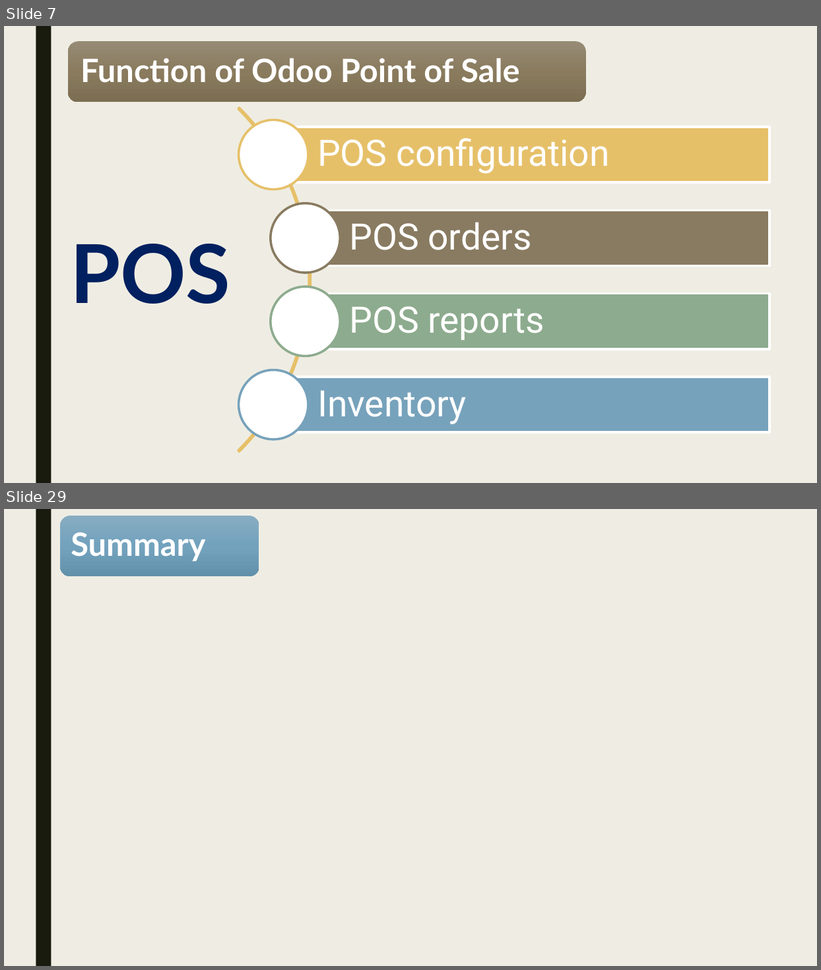
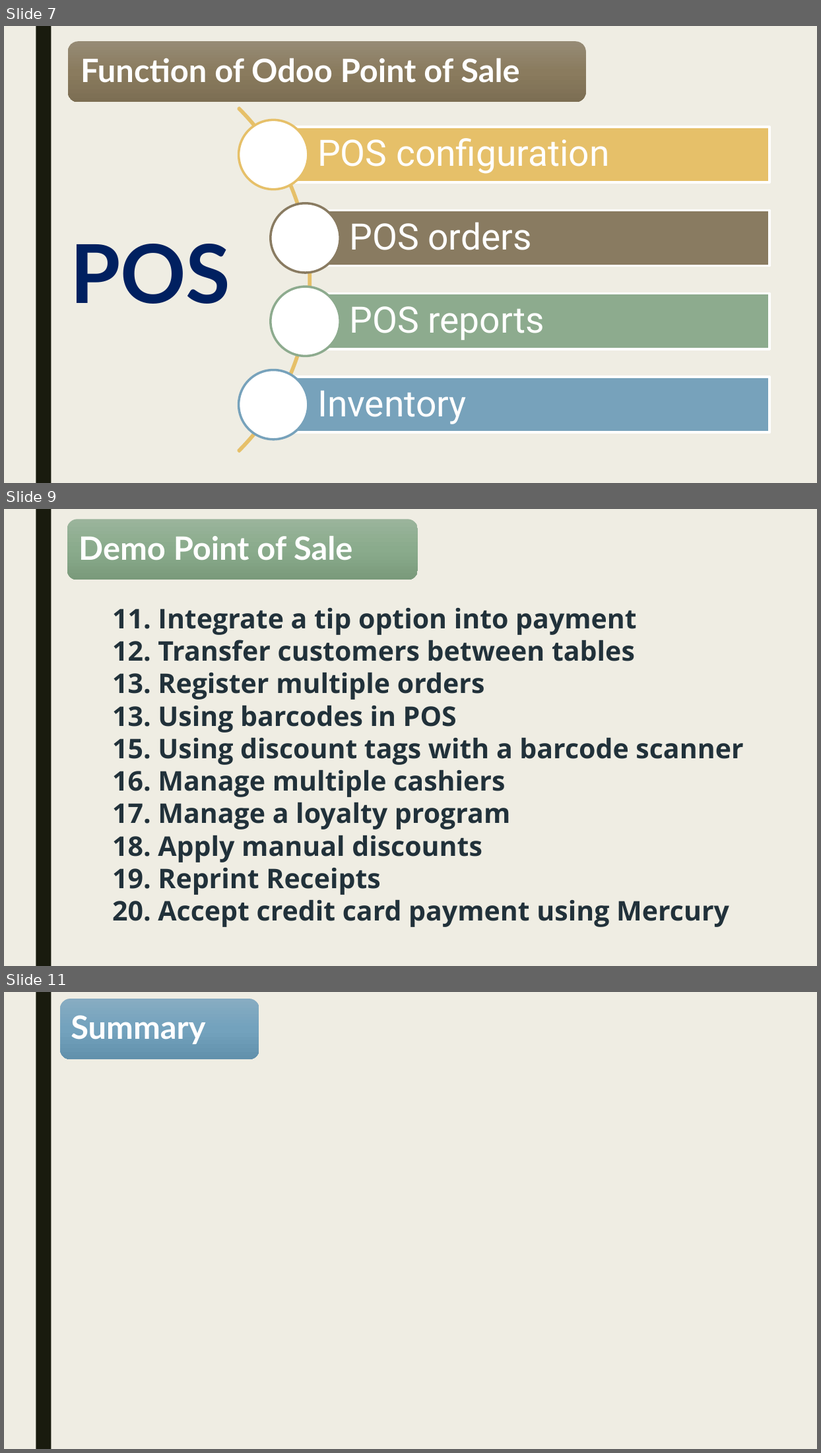
Before and after one commit to PhuocThinh/OdooDocument, a slide deck: POS REPORT.pptx. Shown one above the other, each under a label of ours: slides 7 and 29 before the commit, slides 7, 9 and 11 after it; the slides between them are not shown. The pictures are 821x970 and 821x1453 pixels, drawn with LibreOffice and Linux fonts; fonts in the diff are those of the drawing. Boxes give left, top, right and bottom in pixels: in the first picture for what was removed or moved away, otherwise in the second. Text is boxed around its words. In the diff, an @@ line names an element or a change of style, - is before the commit and + after.

```diff
--- a/POS REPORT.pptx
+++ b/POS REPORT.pptx
@@ slide 9 added at [4,509,817,966], background #EFEDE3; not listed: 1 template element that a slide beside it also shows @@
@@ rounded rectangle added at [67,520,418,580], fill gradient #9BB59B to #8CAC8D to #7A9B7B @@
@@ text added at [79,536,352,560], 38 pt, text #FFFFFF, bold @@
+Demo Point of Sale
@@ text added at [112,608,743,927], 32 pt, text #21313A, bold @@
+11. Integrate a tip option into payment
+12. Transfer customers between tables
+13. Register multiple orders
+13. Using barcodes in POS
+15. Using discount tags with a barcode scanner
+16. Manage multiple cashiers
+17. Manage a loyalty program
+18. Apply manual discounts
+19. Reprint Receipts
+20. Accept credit card payment using Mercury
@@ what was slide 29 is now slide 11 @@
```
Also in this commit, not shown: 1 slide changed, 1 other slide added, 20 slides removed, 1 other file.
